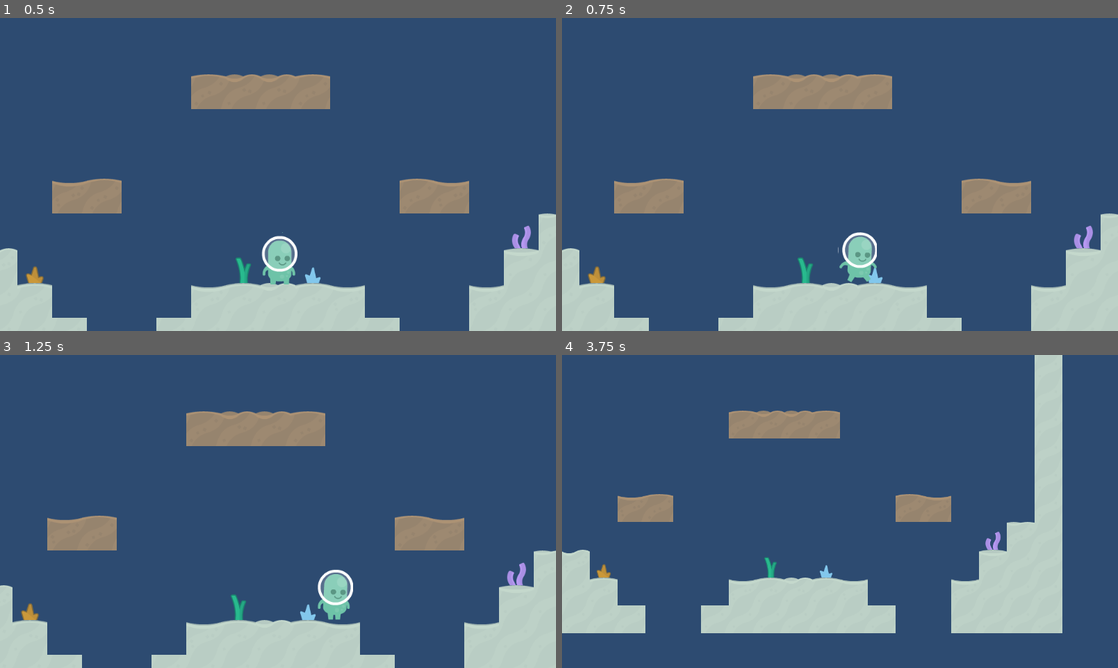
Above: before the commit, frames 1-4 (two rows, left to right).
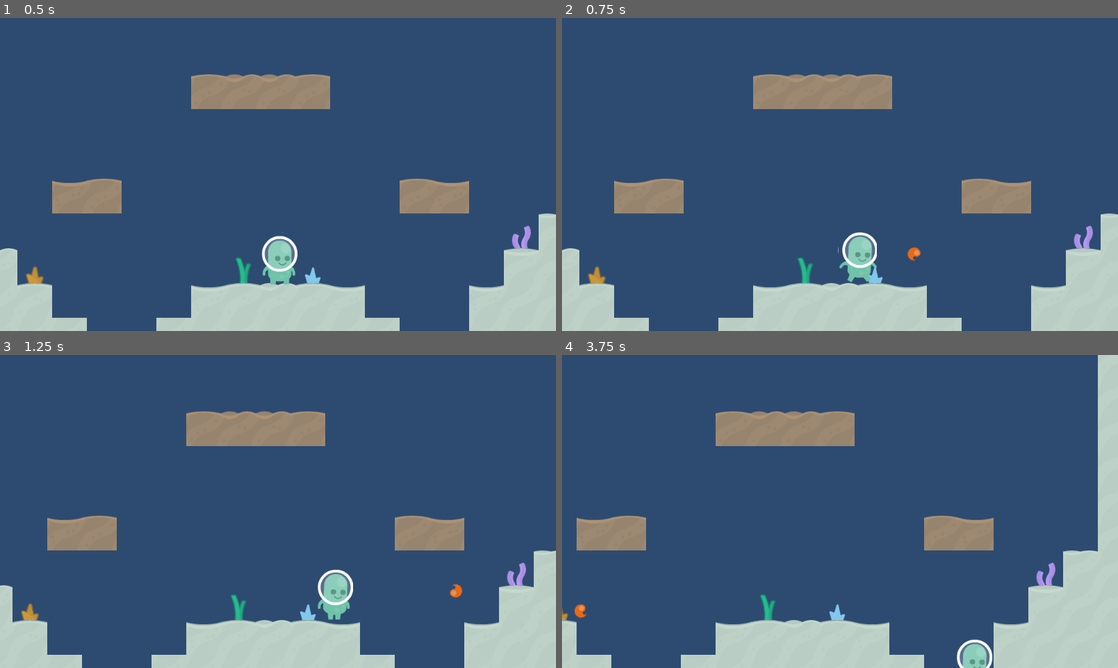
Above: after the commit, the same moments.

Repository: cpvanlue/dive-bug
Game: Godot game, scene res://src/Level.tscn
The game is run twice, just before and just after one commit, with the same random seed, the same clock (stepped at 60 frames per second) and the same inputs.
Inputs:
- Up to frame 1 (0.5 s): no input
- Up to frame 2 (0.75 s): tap Enter (shoot, bound only after the commit) at 0.5, 0.6 s; hold D (right) from 0.53 s (still down)
- Up to frame 3 (1.25 s): keep holding D (right)
- Up to frame 4 (3.75 s): tap Shift (sprint) at 1.35 s; tap Enter (shoot, bound only after the commit) at 1.55, 2.3, 2.85, 3.6 s; release D (right) at 2.03 s; hold A (left) 2.03-2.78 s; tap Space (swim) at 2.1 s; hold D (right) from 2.78 s (still down)

Frame 1 is identical in both runs. In frame 2, less than 0.1% of the frame differs, in the area x 62-65%, y 73-78%; in frame 3, less than 0.1%; in frame 4, 32%, in the area x 0-100%, y 0-100%.

Commit message:
Add Fireball scene and implement collision with available collidables

Diff:
--- a/project.godot
+++ b/project.godot
@@ -50,6 +50,11 @@
 "events": [ Object(InputEventKey,"resource_local_to_scene":false,"resource_name":"","device":0,"alt":false,"shift":false,"control":false,"meta":false,"command":false,"pressed":false,"scancode":16777238,"unicode":0,"echo":false,"script":null)
  ]
 }
+shoot={
+"deadzone": 0.5,
+"events": [ Object(InputEventKey,"resource_local_to_scene":false,"resource_name":"","device":0,"alt":false,"shift":false,"control":false,"meta":false,"command":false,"pressed":false,"scancode":16777221,"unicode":0,"echo":false,"script":null)
+ ]
+}
 
 [physics]
 
--- /dev/null
+++ b/src/Fireball.gd
@@ -0,0 +1,19 @@
+extends KinematicBody2D
+
+
+signal enemy_down
+
+var velocity := Vector2(0,0)
+
+func init(var speed: float) -> void:
+	velocity.x = speed
+
+
+func _physics_process(delta: float) -> void:
+	var collision := move_and_collide(velocity * delta)
+	if collision:
+		if (collision.collider.name == "TileMap"):
+			self.queue_free()
+		elif ("Enemy" in collision.collider.name):
+			self.queue_free()
+			emit_signal("enemy_down")
--- /dev/null
+++ b/src/Fireball.tscn
@@ -0,0 +1,39 @@
+[gd_scene load_steps=5 format=2]
+
+[ext_resource path="res://assets/fireball.png" type="Texture" id=1]
+[ext_resource path="res://src/Fireball.gd" type="Script" id=2]
+
+[sub_resource type="CircleShape2D" id=1]
+radius = 12.6744
+
+[sub_resource type="Animation" id=2]
+resource_name = "Rotation"
+loop = true
+tracks/0/type = "value"
+tracks/0/path = NodePath(".:rotation_degrees")
+tracks/0/interp = 1
+tracks/0/loop_wrap = true
+tracks/0/imported = false
+tracks/0/enabled = true
+tracks/0/keys = {
+"times": PoolRealArray( 0, 1 ),
+"transitions": PoolRealArray( 1, 1 ),
+"update": 0,
+"values": [ 0.0, 359.0 ]
+}
+
+[node name="Fireball" type="KinematicBody2D"]
+script = ExtResource( 2 )
+
+[node name="CollisionShape2D" type="CollisionShape2D" parent="."]
+shape = SubResource( 1 )
+
+[node name="Sprite" type="Sprite" parent="."]
+rotation = 1.95934
+texture = ExtResource( 1 )
+
+[node name="AnimationPlayer" type="AnimationPlayer" parent="Sprite"]
+autoplay = "Rotation"
+playback_speed = 4.88
+method_call_mode = 1
+anims/Rotation = SubResource( 2 )
--- a/src/Level.gd
+++ b/src/Level.gd
@@ -9,3 +9,6 @@
 	if (body.name == "Player"):
 		emit_signal("player_eliminated")
 		print("Player death has occurred. Game over.")
+
+func _on_Enemy_Killed() -> void:
+	print("Score increased by 10.")
--- a/src/Player.gd
+++ b/src/Player.gd
@@ -1,4 +1,5 @@
 extends KinematicBody2D
+
 
 const SPEED := 200
 const GRAVITY := 150
@@ -6,6 +7,7 @@
 export var swim_impulse := -400
 
 var health
+var lethal := true
 var velocity := Vector2(0, 0)
 
 
@@ -52,8 +54,34 @@
 				velocity.y += swim_impulse * 1.15
 		else:
 			velocity.y += swim_impulse
+	elif Input.is_action_just_pressed("shoot"):
+		if lethal:
+			if $AnimatedSprite.flip_h == true:
+				create_fireball(-SPEED * 2)
+			else:
+				create_fireball(SPEED * 2)
+			lethal_recovery()
 	else:
 		velocity.y += GRAVITY * 4 * delta
+
+
+func lethal_recovery() -> void:
+	lethal = false
+	$RecoveryTimer.start(0.2); yield($RecoveryTimer, "timeout")
+	lethal = true
+
+
+func create_fireball(var speed: float) -> void:
+	var fireball = preload("res://src/Fireball.tscn").instance()
+	fireball.init(speed)
+	if speed > 0:
+		fireball.position.x = self.position.x + 50
+	else:
+		fireball.position.x = self.position.x - 50
+	fireball.position.y = self.position.y
+	fireball.connect("enemy_down", get_parent(), "_on_Enemy_Killed")
+	get_parent().add_child(fireball)
+	get_parent().move_child(fireball, 3)
 
 
 func _on_AnimatedSprite_animation_finished() -> void:
--- a/src/Player.tscn
+++ b/src/Player.tscn
@@ -7,25 +7,20 @@
 radius = 35.3457
 height = 20.514
 
-[sub_resource type="AtlasTexture" id=9]
+[sub_resource type="AtlasTexture" id=2]
 flags = 4
 atlas = ExtResource( 1 )
 region = Rect2( 216, 96, 72, 96 )
 
-[sub_resource type="AtlasTexture" id=2]
+[sub_resource type="AtlasTexture" id=3]
 flags = 4
 atlas = ExtResource( 1 )
 region = Rect2( 0, 96, 72, 96 )
 
-[sub_resource type="AtlasTexture" id=3]
+[sub_resource type="AtlasTexture" id=4]
 flags = 4
 atlas = ExtResource( 1 )
 region = Rect2( 72, 96, 72, 96 )
-
-[sub_resource type="AtlasTexture" id=4]
-flags = 4
-atlas = ExtResource( 1 )
-region = Rect2( 0, 0, 72, 96 )
 
 [sub_resource type="AtlasTexture" id=5]
 flags = 4
@@ -35,26 +30,31 @@
 [sub_resource type="AtlasTexture" id=6]
 flags = 4
 atlas = ExtResource( 1 )
-region = Rect2( 144, 0, 72, 96 )
+region = Rect2( 0, 0, 72, 96 )
 
 [sub_resource type="AtlasTexture" id=7]
 flags = 4
 atlas = ExtResource( 1 )
+region = Rect2( 144, 0, 72, 96 )
+
+[sub_resource type="AtlasTexture" id=8]
+flags = 4
+atlas = ExtResource( 1 )
 region = Rect2( 72, 0, 72, 96 )
 
-[sub_resource type="SpriteFrames" id=8]
+[sub_resource type="SpriteFrames" id=9]
 animations = [ {
-"frames": [ SubResource( 9 ) ],
+"frames": [ SubResource( 2 ) ],
 "loop": true,
 "name": "idle",
 "speed": 5.0
 }, {
-"frames": [ SubResource( 2 ), SubResource( 3 ), SubResource( 4 ) ],
+"frames": [ SubResource( 3 ), SubResource( 4 ), SubResource( 5 ) ],
 "loop": false,
 "name": "swim",
 "speed": 10.0
 }, {
-"frames": [ SubResource( 5 ), SubResource( 6 ), SubResource( 7 ) ],
+"frames": [ SubResource( 6 ), SubResource( 7 ), SubResource( 8 ) ],
 "loop": true,
 "name": "walk",
 "speed": 8.0
@@ -69,8 +69,10 @@
 
 [node name="AnimatedSprite" type="AnimatedSprite" parent="."]
 position = Vector2( -0.396851, 8.73071 )
-frames = SubResource( 8 )
+frames = SubResource( 9 )
 animation = "idle"
 playing = true
 
+[node name="RecoveryTimer" type="Timer" parent="."]
+
 [connection signal="animation_finished" from="AnimatedSprite" to="." method="_on_AnimatedSprite_animation_finished"]
